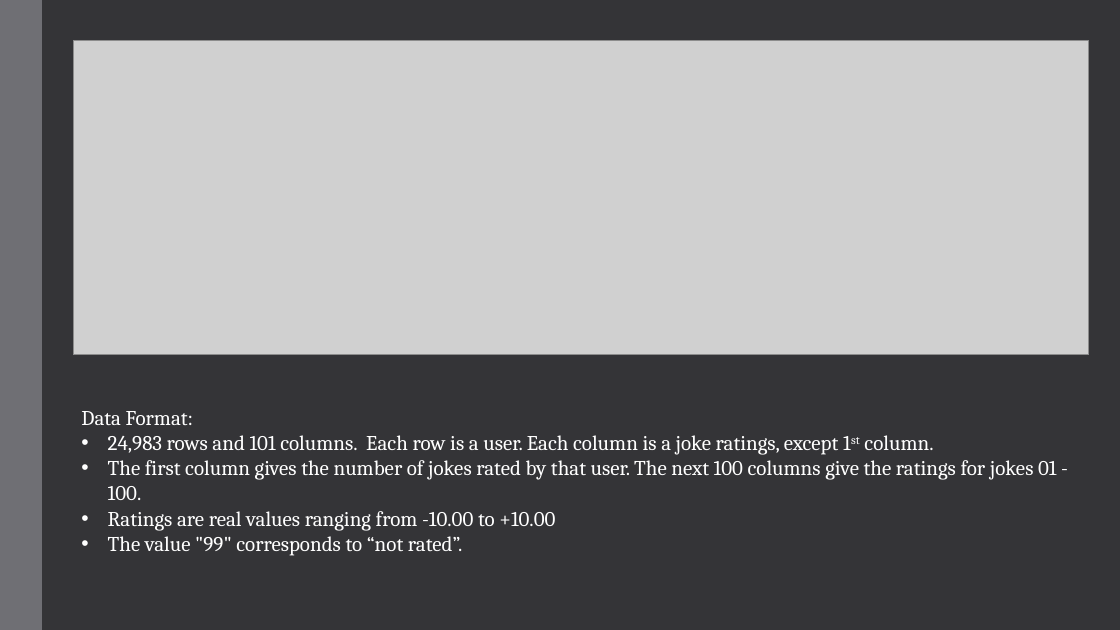
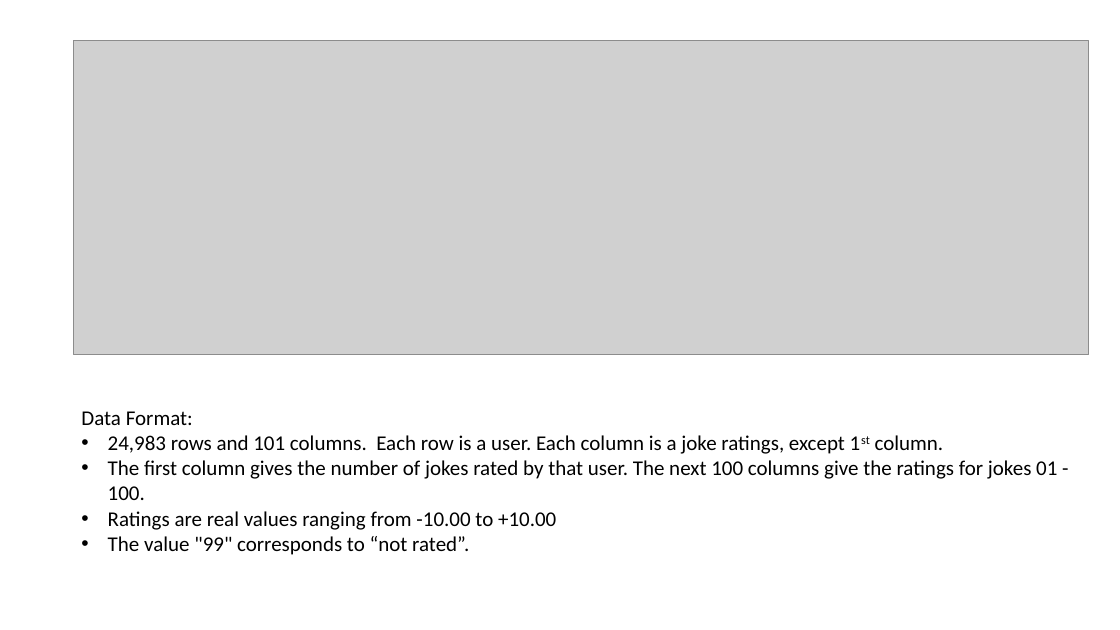
Before and after one commit to Tyllis/Data607, a slide deck: slide 2 of jester-collaborative-filtering.pptx. Drawn at 1120x630 pixels with LibreOffice and Linux fonts; fonts in the diff are those of the drawing; grey boxes stand for pictures. Boxes give left, top, right and bottom in pixels: in the first picture for what was removed or moved away, otherwise in the second. Text is boxed around its words. In the diff, an @@ line names an element or a change of style, - is before the commit and + after.

```diff
--- a/jester-collaborative-filtering.pptx
+++ b/jester-collaborative-filtering.pptx
@@ background #353537 to #FFFFFF @@
@@ rectangle removed at [0,0,42,630] @@
@@ text "Data Format:" at [81,411,1057,555]: font Cambria to Calibri, text colour #FFFFFF to #000000 @@
```
Also in this commit, not shown: 3 other slides changed, 4 slides added, 1 slide removed.
